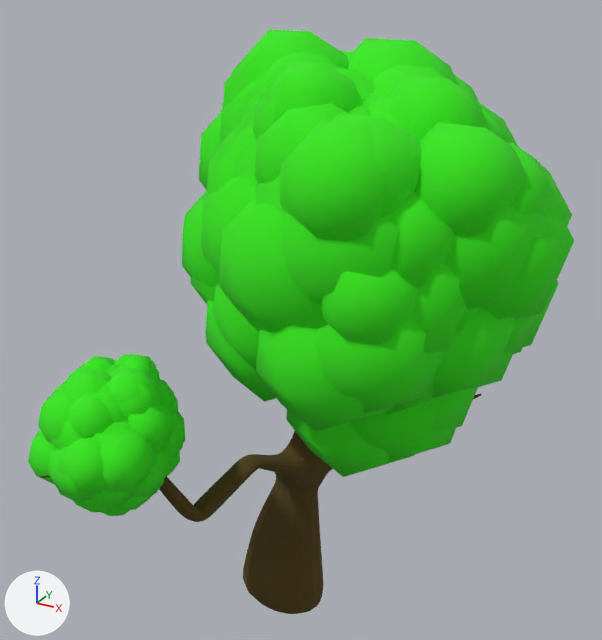
An edit to the FBX model Assets/Objets/Escenario/Trees/Arbol3.fbx, drawn before and after from the same camera.
Both versions are drawn from a 50 mm lens placed at (6.76, -11.82, 12.18), pointed at (0.55, -0.53, 6.54). Lighting does not change. The marker at lower left points along +X, +Y and +Z. Where no turn or scale is listed for an object, it has been applied to the vertices.

Names of what the first picture shows: 'Plane.002', 'aaaaa.001', 'aaaaa.002'.
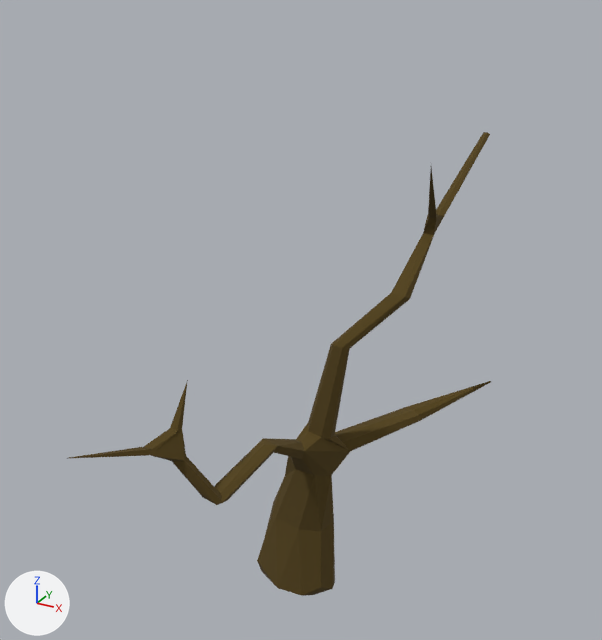
Where the change shows, as pixel boxes [x1, y1, x2, y2] in the pictures (602 x 640 px):
'aaaaa.001', deleted (green)
    before: [182, 29, 574, 477]
'Plane.002', reshaped, moved
    before: [39, 394, 482, 614]
    after: [69, 132, 491, 596]
'aaaaa.002', deleted (green)
    before: [28, 354, 185, 516]

What the commit changed:
me_mesh is used by ob_plane_002; location (0.0, -5.47, 0.0).
me_mesh had 8754 vertices, 8752 faces and spanned x -1.43..3.13, y 0.7..7.32, z 0.08..9.31.
me_mesh now has 118 vertices, 218 faces and spans x -1.44..3.14, y 0.69..8.36, z 0.08..9.33.
me_mesh part 1: 8753 vertices removed from x -1.43..3.13, y 0.7..7.32, z 0.08..9.31; 117 vertices added at x -1.44..3.14, y 0.69..8.36, z 0.08..9.33.
Object 'aaaaa.001' (ob_aaaaa_001) is deleted.
Object 'Plane.002' (ob_plane_002) moves from (0.0, -5.47, 0.0) to (0.0, -4.9, 0.0).
Object 'aaaaa.002' (ob_aaaaa_002) is deleted.
